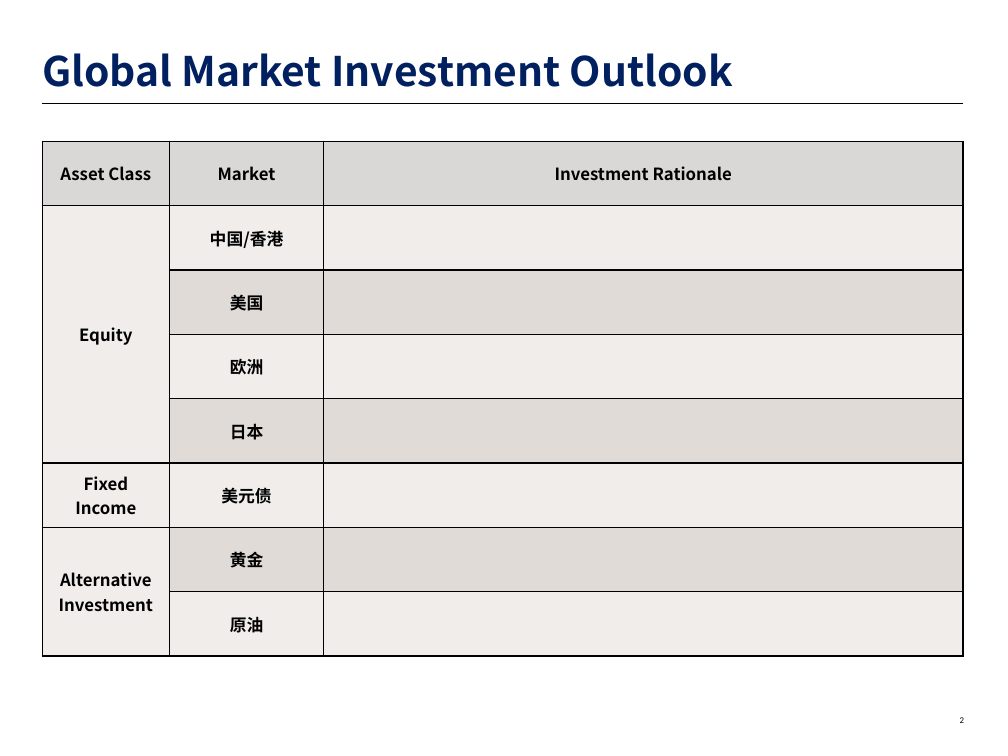
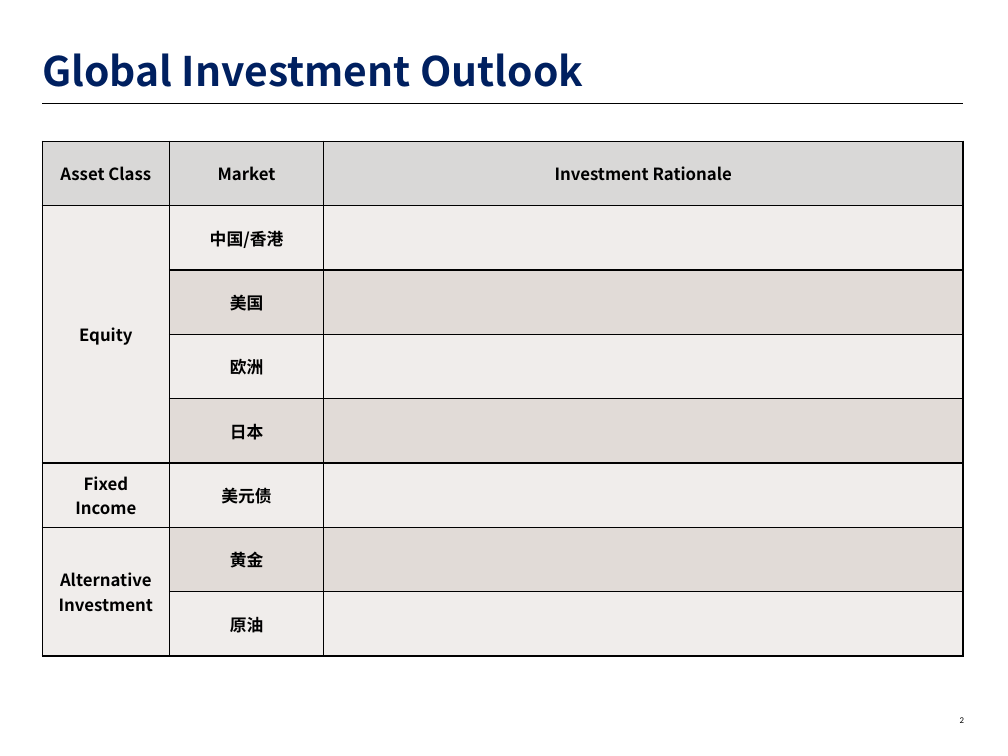
Before and after one commit to Charlotte-fargo/ai_ppt, a slide deck: slide 2 of template/AI PPT v4.pptx. Drawn at 1008x756 pixels with LibreOffice and Linux fonts; fonts in the diff are those of the drawing; background and template pictures are left out. Boxes give left, top, right and bottom in pixels: in the first picture for what was removed or moved away, otherwise in the second. Text is boxed around its words. In the diff, an @@ line names an element or a change of style, - is before the commit and + after.

```diff
--- a/template/AI PPT v4.pptx
+++ b/template/AI PPT v4.pptx
@@ title at [42, 53, 583, 87]: text changed @@
-Global Market Investment Outlook
+Global Investment Outlook
```
Also in this commit, not shown: 1 other file.
